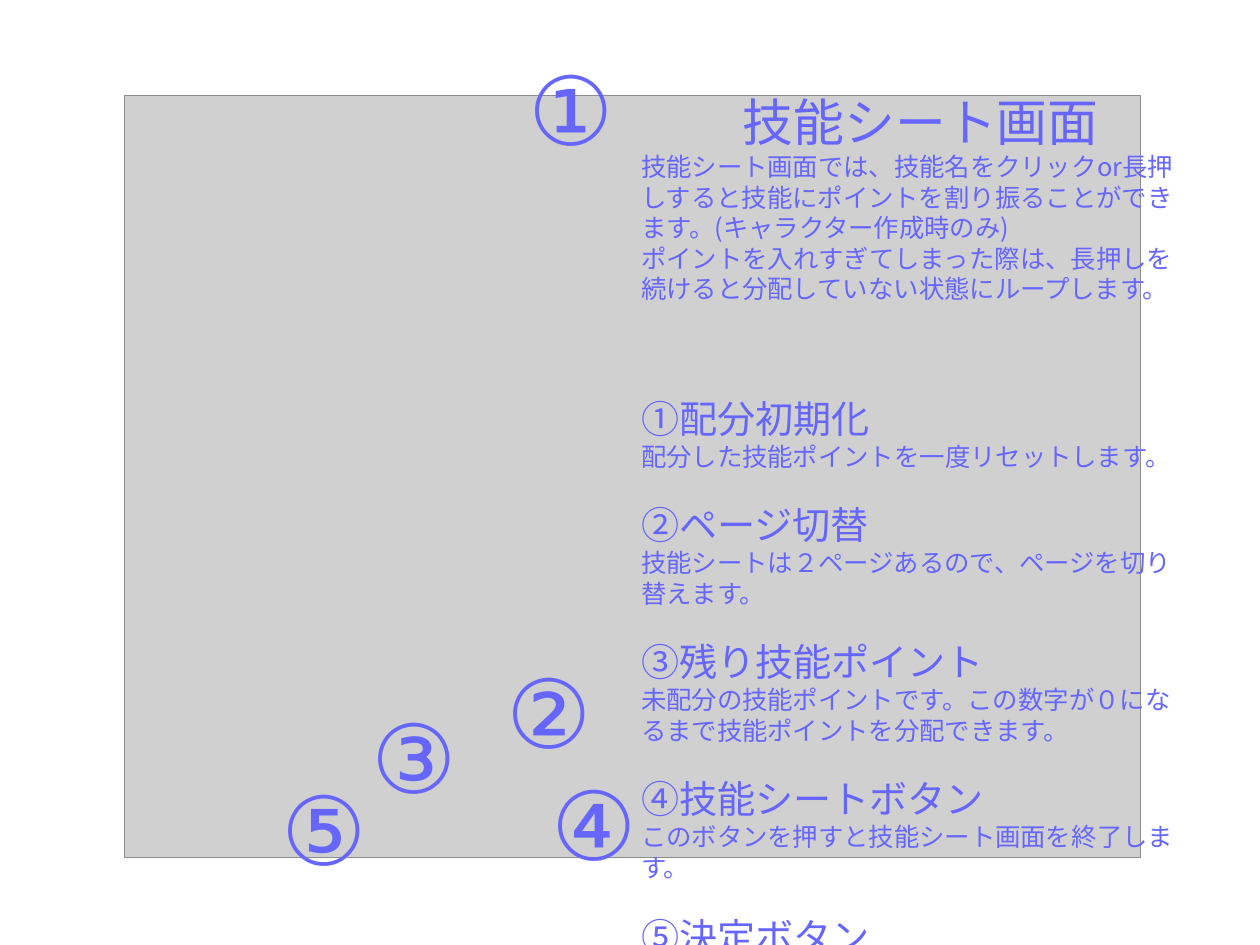
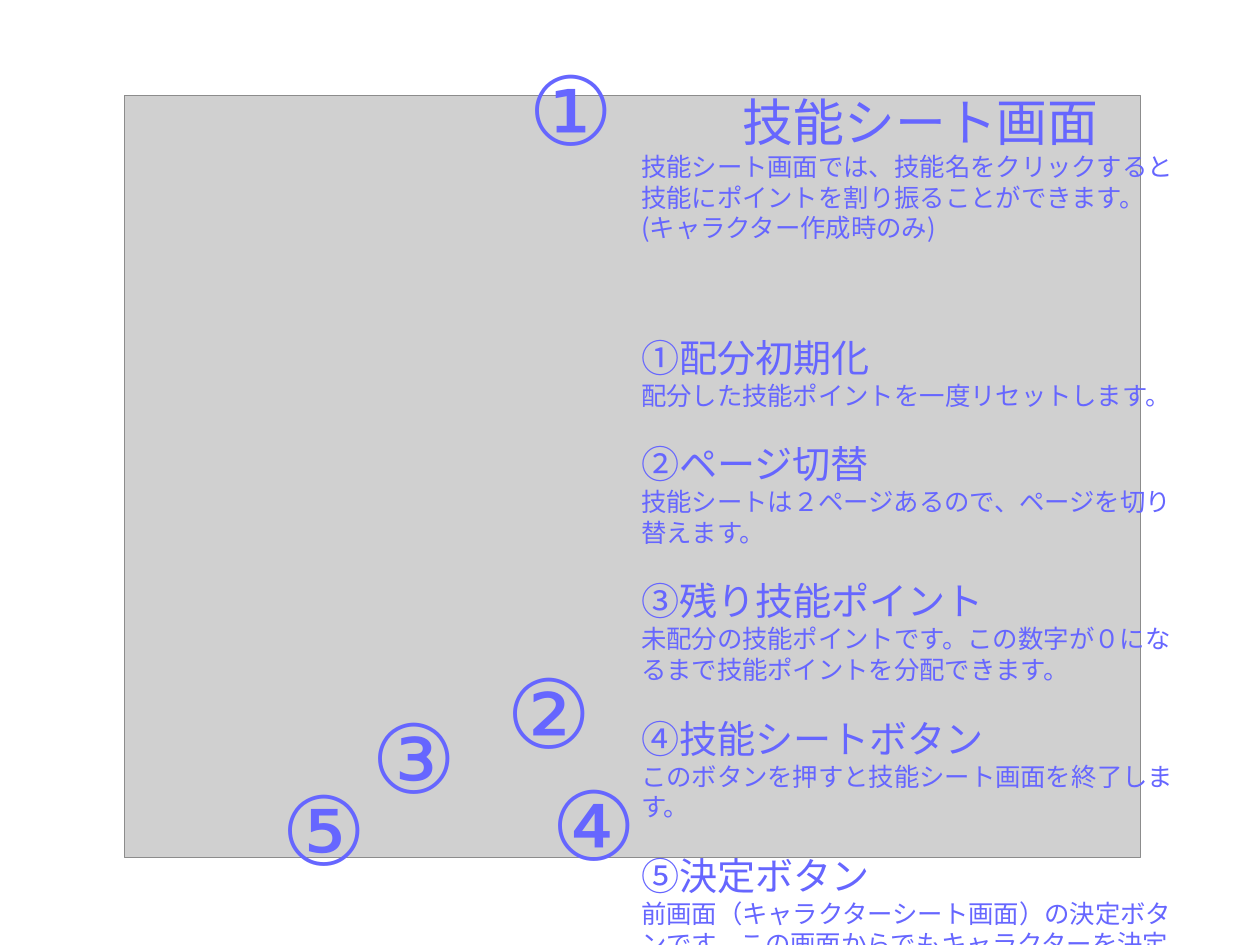
Before and after one commit to HidehiroNomoto/CoCARScenario, a slide deck: slide 9 of CoCScenario/説明書/新規 OpenDocument プレゼンテーション.odp (slide 8 before the commit). Drawn at 1260x945 pixels with LibreOffice and Linux fonts; fonts in the diff are those of the drawing; grey boxes stand for pictures. Boxes give left, top, right and bottom in pixels: in the first picture for what was removed or moved away, otherwise in the second. Text is boxed around its words. In the diff, an @@ line names an element or a change of style, - is before the commit and + after.

```diff
--- a/CoCScenario/説明書/新規 OpenDocument プレゼンテーション.odp
+++ b/CoCScenario/説明書/新規 OpenDocument プレゼンテーション.odp
@@ text at (x1=641, y1=150, x2=1173, y2=242): text changed @@
-技能シート画面では、技能名をクリックor長押しすると技能にポイントを割り振ることができます。(キャラクター作成時のみ)
-ポイントを入れすぎてしまった際は、長押しを続けると分配していない状態にループします。
+技能シート画面では、技能名をクリックすると技能にポイントを割り振ることができます。(キャラクター作成時のみ)
```
Also in this commit, not shown: 5 other slides changed, 1 slide added, 1 slide removed, 11 other files.
